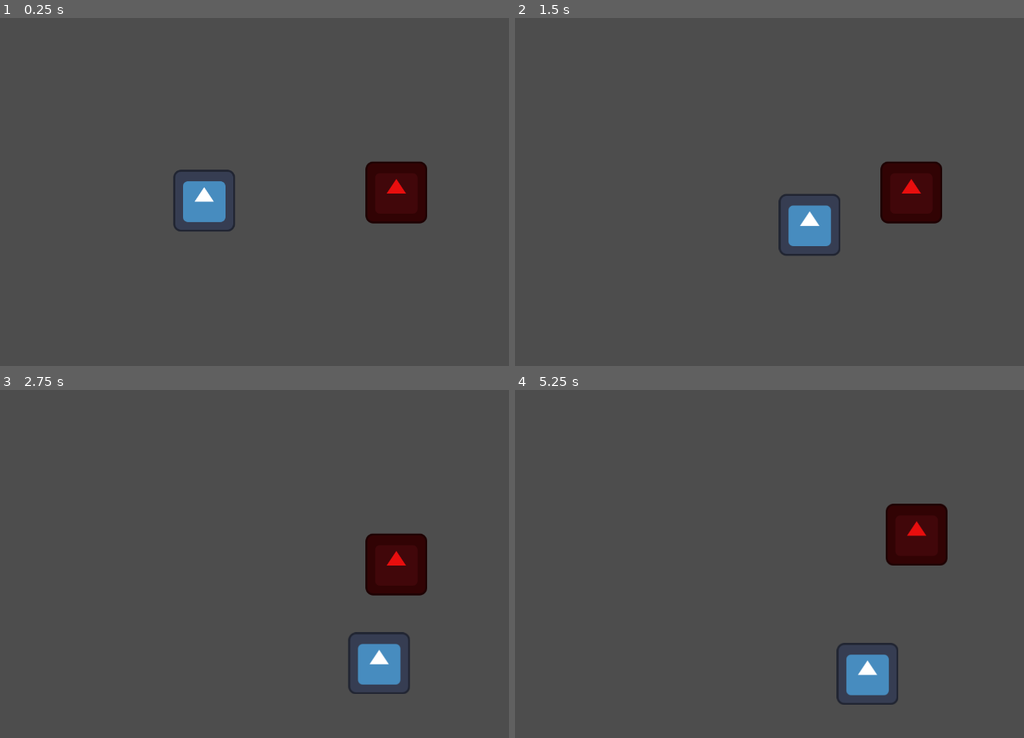
Above: before the commit, frames 1-4 (two rows, left to right).
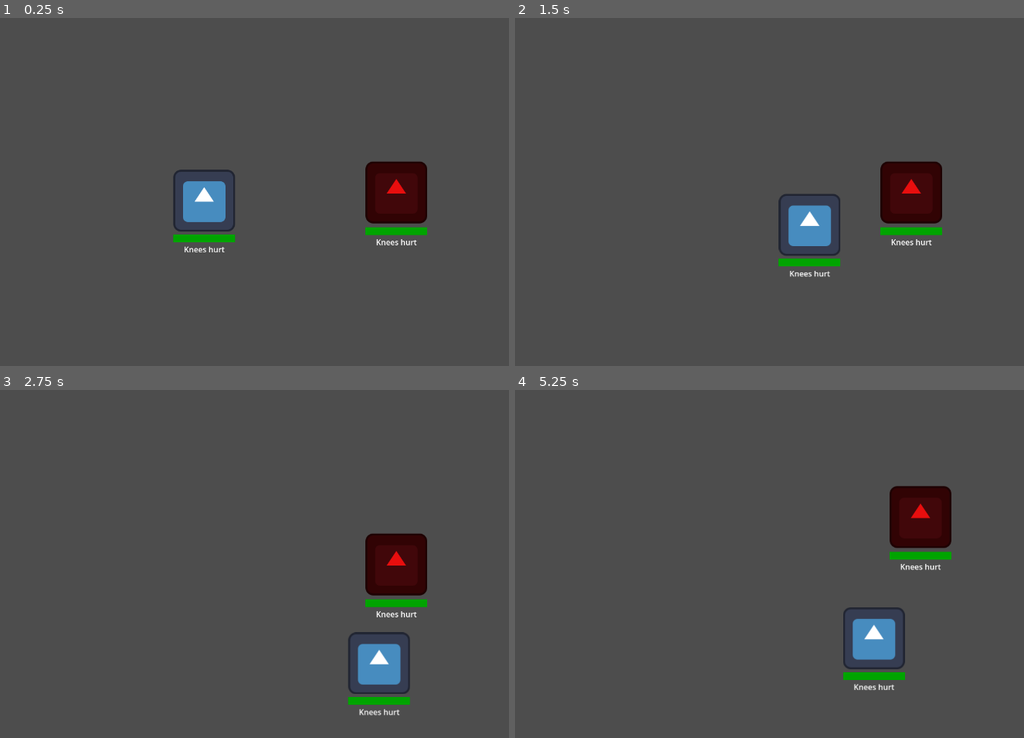
Above: after the commit, the same moments.

Repository: johnreybacal/gran-theft-aubrey
Game: Godot game, scene res://scenes/game_explore.tscn
Same seed, same stepped clock (60 frames per second), same inputs: the game is played once before the commit and once after it. The engine's default icon, where the game draws it, is replaced by a stand-in: a white triangle on a blue panel in a dark square.
Inputs:
- Up to frame 1 (0.25 s): no input
- Up to frame 2 (1.5 s): tap Enter at 0.5 s; hold D (move_right) 0.53-1.28 s; hold S (move_down) from 1.28 s (still down)
- Up to frame 3 (2.75 s): release S (move_down) at 2.03 s; hold D (move_right) from 2.03 s (still down)
- Up to frame 4 (5.25 s): release D (move_right) at 2.78 s; hold W (move_up) 2.78-3.5 s; click "Pull" at 3.5 s; click "Hold" at 4.25 s; hold A (move_left) from 5.03 s (still down)

The runs differ from the first frame. In frame 1, 0.7% of the frame differs, in the area x 33-84%, y 60-68%; in frame 2, 0.7%; in frame 3, 0.7%; in frame 4, 4.1%, in the area x 63-86%, y 27-91%.

Commit message:
arthritis implementation

Diff:
--- a/scenes/explore_enemy.tscn
+++ b/scenes/explore_enemy.tscn
@@ -2,6 +2,7 @@
 
 [ext_resource type="Script" uid="uid://c83bkc0vammix" path="res://scripts/explore_enemy.gd" id="1_1ytwq"]
 [ext_resource type="Texture2D" uid="uid://un76w2rvhpw7" path="res://icon.svg" id="1_28hsj"]
+[ext_resource type="PackedScene" uid="uid://cpyks128hw45y" path="res://scenes/granny_stats.tscn" id="3_j7g34"]
 
 [sub_resource type="RectangleShape2D" id="RectangleShape2D_cxtud"]
 size = Vector2(128, 128)
@@ -18,3 +19,6 @@
 shape = SubResource("RectangleShape2D_cxtud")
 
 [node name="NavigationAgent2D" type="NavigationAgent2D" parent="." unique_id=831515124]
+
+[node name="GrannyStats" parent="." unique_id=284626914 instance=ExtResource("3_j7g34")]
+position = Vector2(0, 72)
--- a/scenes/explore_player.tscn
+++ b/scenes/explore_player.tscn
@@ -1,17 +1,21 @@
-[gd_scene load_steps=4 format=3 uid="uid://cv742kmoulqfk"]
+[gd_scene format=3 uid="uid://cv742kmoulqfk"]
 
 [ext_resource type="Texture2D" uid="uid://un76w2rvhpw7" path="res://icon.svg" id="1_3vw7x"]
 [ext_resource type="Script" uid="uid://b86dxdtu0dsi7" path="res://scripts/explore_player.gd" id="1_cxtud"]
+[ext_resource type="PackedScene" uid="uid://cpyks128hw45y" path="res://scenes/granny_stats.tscn" id="3_yuam7"]
 
 [sub_resource type="RectangleShape2D" id="RectangleShape2D_cxtud"]
 size = Vector2(128, 128)
 
-[node name="ExplorePlayer" type="CharacterBody2D"]
+[node name="ExplorePlayer" type="CharacterBody2D" unique_id=851270054]
 motion_mode = 1
 script = ExtResource("1_cxtud")
 
-[node name="Sprite2D" type="Sprite2D" parent="."]
+[node name="Sprite2D" type="Sprite2D" parent="." unique_id=1308817621]
 texture = ExtResource("1_3vw7x")
 
-[node name="CollisionShape2D" type="CollisionShape2D" parent="."]
+[node name="CollisionShape2D" type="CollisionShape2D" parent="." unique_id=398498441]
 shape = SubResource("RectangleShape2D_cxtud")
+
+[node name="GrannyStats" parent="." unique_id=284626914 instance=ExtResource("3_yuam7")]
+position = Vector2(0, 70)
--- /dev/null
+++ b/scenes/granny_stats.tscn
@@ -0,0 +1,43 @@
+[gd_scene format=3 uid="uid://cpyks128hw45y"]
+
+[sub_resource type="Gradient" id="Gradient_ppurl"]
+offsets = PackedFloat32Array(0)
+colors = PackedColorArray(0, 0.64369816, 3.85046e-07, 1)
+
+[sub_resource type="GradientTexture2D" id="GradientTexture2D_c44af"]
+gradient = SubResource("Gradient_ppurl")
+width = 128
+height = 16
+
+[sub_resource type="Gradient" id="Gradient_reeqg"]
+offsets = PackedFloat32Array(0)
+colors = PackedColorArray(0.86647785, 0.2576891, 7.70092e-07, 1)
+
+[sub_resource type="GradientTexture2D" id="GradientTexture2D_2x8ls"]
+gradient = SubResource("Gradient_reeqg")
+width = 128
+height = 16
+
+[node name="GrannyStats" type="Node2D" unique_id=284626914]
+
+[node name="ArthritisBar" type="TextureProgressBar" parent="." unique_id=103713635]
+anchors_preset = 5
+anchor_left = 0.5
+anchor_right = 0.5
+offset_left = -32.0
+offset_right = 32.0
+offset_bottom = 16.0
+grow_horizontal = 2
+texture_under = SubResource("GradientTexture2D_c44af")
+texture_progress = SubResource("GradientTexture2D_2x8ls")
+
+[node name="Label" type="Label" parent="." unique_id=1104287431]
+anchors_preset = 5
+anchor_left = 0.5
+anchor_right = 0.5
+offset_left = -20.0
+offset_top = 19.0
+offset_right = 20.0
+offset_bottom = 42.0
+grow_horizontal = 2
+text = "Knees hurt"
--- a/scripts/explore_enemy.gd
+++ b/scripts/explore_enemy.gd
@@ -2,11 +2,11 @@
 class_name ExploreEnemy
 
 @export var move_speed: float = 200
-@export var max_arthritis: float = 10
+@export var max_arthritis: float = 2
 var granny: StateManager.GrannyNpc
 var player: ExplorePlayer
 
-var move_interval: float = .5
+var target_interval: float = .25
 var stun_interval: float = 1
 var avoid_interval: float = 2
 var chase_interval: float = 5
@@ -16,13 +16,12 @@
 func _ready() -> void:
     EventBus.on_encounter_end.connect(_on_encounter_end)
 
-    _init_granny.call_deferred()
+    granny = StateManager.GrannyNpc.init(get_instance_id(), max_arthritis)
+    StateManager.enemies.append(granny)
+
     # Make sure to not await during _ready.
     _actor_setup.call_deferred()
 
-func _init_granny():
-    granny = StateManager.GrannyNpc.init(get_instance_id(), max_arthritis)
-    StateManager.enemies.append(granny)
 
 func _process(delta: float) -> void:
     if granny.is_stunned:
@@ -33,12 +32,12 @@
 
         return
 
-    if player and granny.is_moving():
-        move_interval -= delta
+    if player and granny.is_moving() and granny.can_move():
+        target_interval -= delta
 
         # Targeting
-        if move_interval <= 0:
-            move_interval = .5
+        if target_interval <= 0:
+            target_interval = .25
             if granny.is_avoiding:
                 var direction = player.position.direction_to(position)
                 _set_movement_target(position + (direction * 100))
@@ -58,15 +57,26 @@
                 chase_interval = 5
 
 
-func _physics_process(_delta: float) -> void:
+func _physics_process(delta: float) -> void:
     if navigation_agent.is_navigation_finished() or StateManager.is_encountered:
+        granny.decrease_arthritis(delta)
         return
 
     var next_path_position: Vector2 = navigation_agent.get_next_path_position()
 
     velocity = global_position.direction_to(next_path_position) * (move_speed * (.75 if granny.is_avoiding else 1.))
 
+    granny.increase_arthritis(delta)
+
     move_and_slide()
+
+    var collision := get_last_slide_collision()
+    if collision:
+        var collider = collision.get_collider()
+        if collider is ExplorePlayer:
+            var direction = collider.position.direction_to(position).normalized()
+            move_and_collide(direction * 25)
+            EventBus.on_encounter_start.emit(get_instance_id())
 
 func _actor_setup():
     # Wait for the first physics frame so the NavigationServer can sync.
@@ -81,6 +91,11 @@
 
     player = instance_from_id(StateManager.player.instance_id)
 
+    target_interval = .25
+    stun_interval = 1
+    avoid_interval = 2
+    chase_interval = 5
+
     if is_loser:
         granny.is_avoiding = false
         granny.is_chasing = true
--- a/scripts/explore_player.gd
+++ b/scripts/explore_player.gd
@@ -2,31 +2,34 @@
 class_name ExplorePlayer
 
 @export var move_speed: float = 250
-@export var max_arthritis: float = 10
+@export var max_arthritis: float = 5
 var granny: StateManager.Granny
 
 func _ready() -> void:
     EventBus.on_player_move.connect(_move)
-    _init_granny.call_deferred()
-
-func _init_granny():
-    granny = StateManager.Granny.init(get_instance_id(), 100)
+    granny = StateManager.Granny.init(get_instance_id(), max_arthritis)
     StateManager.player = granny
-    print(granny)
-    print(StateManager.player)
 
 
-func _physics_process(_delta: float) -> void:
+func _physics_process(delta: float) -> void:
     if StateManager.is_encountered:
         return
+
+    if granny:
+        if velocity != Vector2.ZERO and granny.can_move():
+            granny.increase_arthritis(delta)
+        else:
+            granny.decrease_arthritis(delta)
+
     var collision := get_last_slide_collision()
     if collision:
         var collider = collision.get_collider()
         if collider is ExploreEnemy:
             var direction = collider.position.direction_to(position).normalized()
-            move_and_collide(direction * 100)
+            move_and_collide(direction * 25)
             EventBus.on_encounter_start.emit(collider.get_instance_id())
 
 func _move(direction: Vector2):
-    velocity = direction * move_speed
-    move_and_slide()
+    if granny.can_move():
+        velocity = direction * move_speed
+        move_and_slide()
--- a/scripts/state_manager.gd
+++ b/scripts/state_manager.gd
@@ -5,18 +5,38 @@
 
 class Granny:
     var instance_id: int
-    var arthritis: float
+    var arthritis: float = 0
     var max_arthritis: float
+    var is_recovering: bool = false
 
     func init_values(p_instance_id: int, p_max_arthritis: float):
         instance_id = p_instance_id
         max_arthritis = p_max_arthritis
-        arthritis = 0
 
     static func init(p_instance_id: int, p_max_arthritis: float):
         var instance = Granny.new()
         instance.init_values(p_instance_id, p_max_arthritis)
         return instance
+
+    func can_move():
+        if is_recovering:
+            return false
+        return arthritis < max_arthritis
+
+    func increase_arthritis(delta: float):
+        arthritis += delta
+        if arthritis >= max_arthritis:
+            arthritis = max_arthritis
+            is_recovering = true
+
+    func decrease_arthritis(delta: float):
+        if arthritis > 0:
+            arthritis -= delta
+            if is_recovering and arthritis <= (max_arthritis * .75):
+                is_recovering = false
+        else:
+            arthritis = 0
+
 
 class GrannyNpc extends Granny:
     var is_chasing: bool = false
